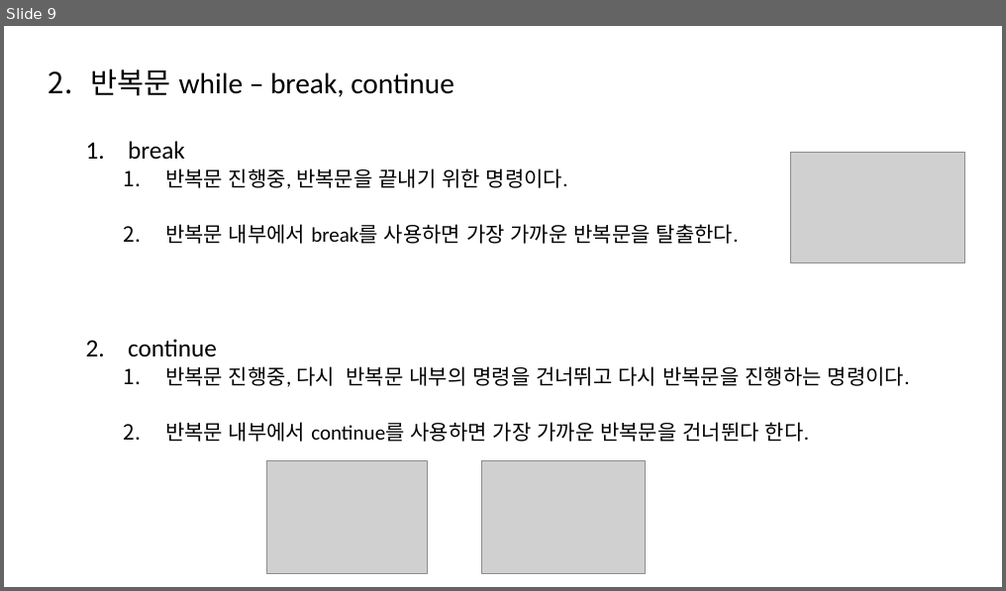
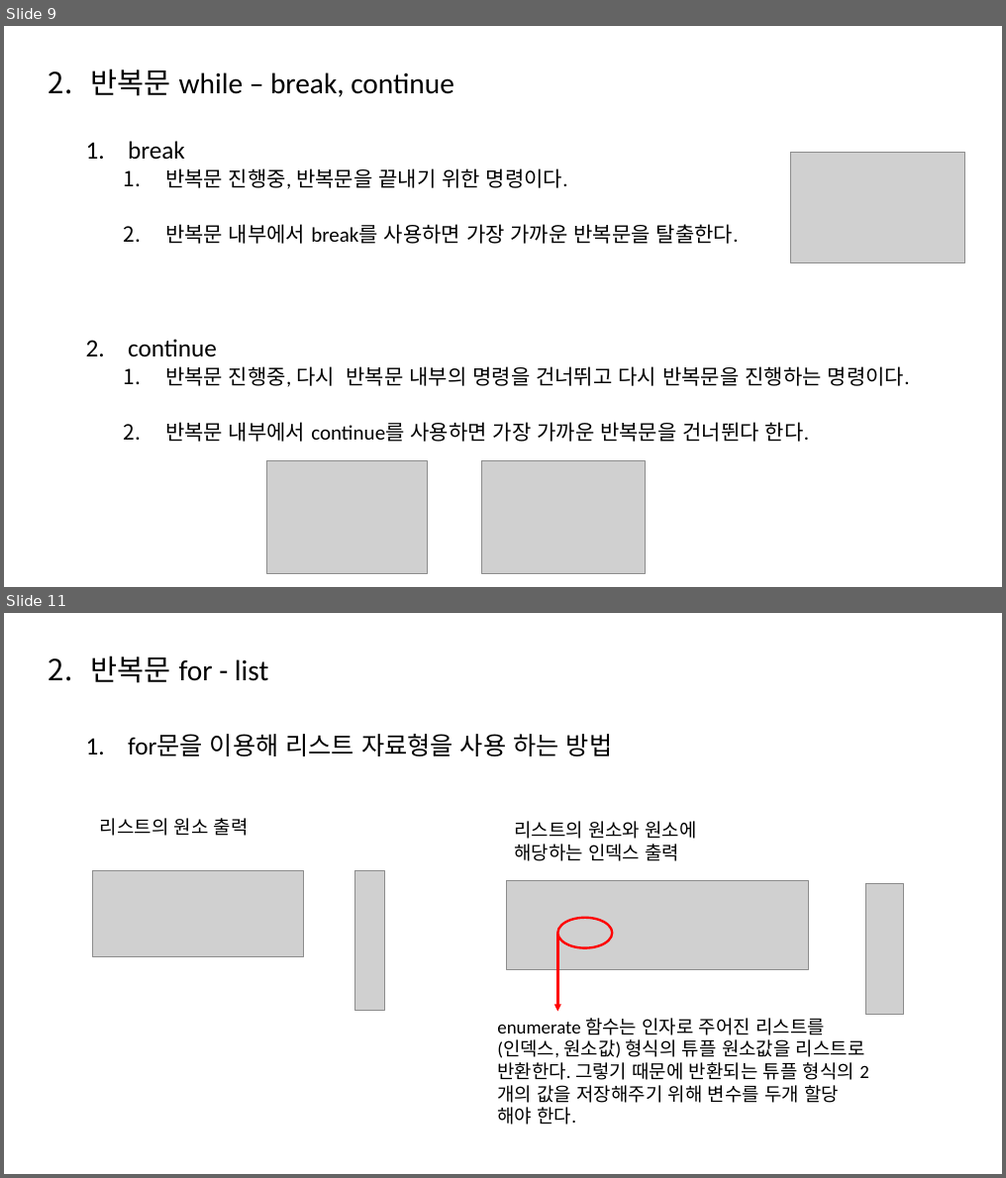
Before and after one commit to Cho-Hyeon-Sang/python, a slide deck: 2_ControlStatement/python_제어문.pptx. Shown one above the other, each under a label of ours: slide 9 before the commit, slides 9 and 11 after it; the slides between them are not shown. The pictures are 1006x591 and 1006x1178 pixels, drawn with LibreOffice and Linux fonts; fonts in the diff are those of the drawing; grey boxes stand for pictures. Boxes give left, top, right and bottom in pixels: in the first picture for what was removed or moved away, otherwise in the second. Text is boxed around its words. In the diff, an @@ line names an element or a change of style, - is before the commit and + after.

```diff
--- a/2_ControlStatement/python_제어문.pptx
+++ b/2_ControlStatement/python_제어문.pptx
@@ slide 11 added at <box>4,613,1002,1174</box>, background #FFFFFF @@
@@ text added at <box>90,656,612,757</box>, 24 pt, text #000000 @@
+2. 반복문 for - list
+  1. for문을 이용해 리스트 자료형을 사용 하는 방법
@@ text added at <box>100,818,249,836</box>, 18 pt, text #000000 @@
+리스트의 원소 출력
@@ text added at <box>514,821,697,861</box>, 18 pt, text #000000 @@
+리스트의 원소와 원소에 해당하는 인덱스 출력
@@ picture added at <box>92,870,303,957</box> @@
@@ picture added at <box>354,870,384,1010</box> @@
@@ picture added at <box>507,880,809,969</box> @@
@@ picture added at <box>866,883,904,1014</box> @@
@@ ellipse added at <box>558,918,613,949</box>, outline #FF0000 2.25 pt @@
@@ arrow added from (558, 934) to (558, 1011), #FF0000 2.25 pt @@
@@ text added at <box>497,1018,865,1125</box>, 18 pt, text #000000 @@
+enumerate 함수는 인자로 주어진 리스트를 (인덱스, 원소값) 형식의 튜플 원소값을 리스트로 반환한다. 그렇기 때문에 반환되는 튜플 형식의 2개의 값을 저장해주기 위해 변수를 두개 할당 해야 한다.
```
Also in this commit, not shown: 2 slides changed, 4 other slides added, 1 slide removed.
